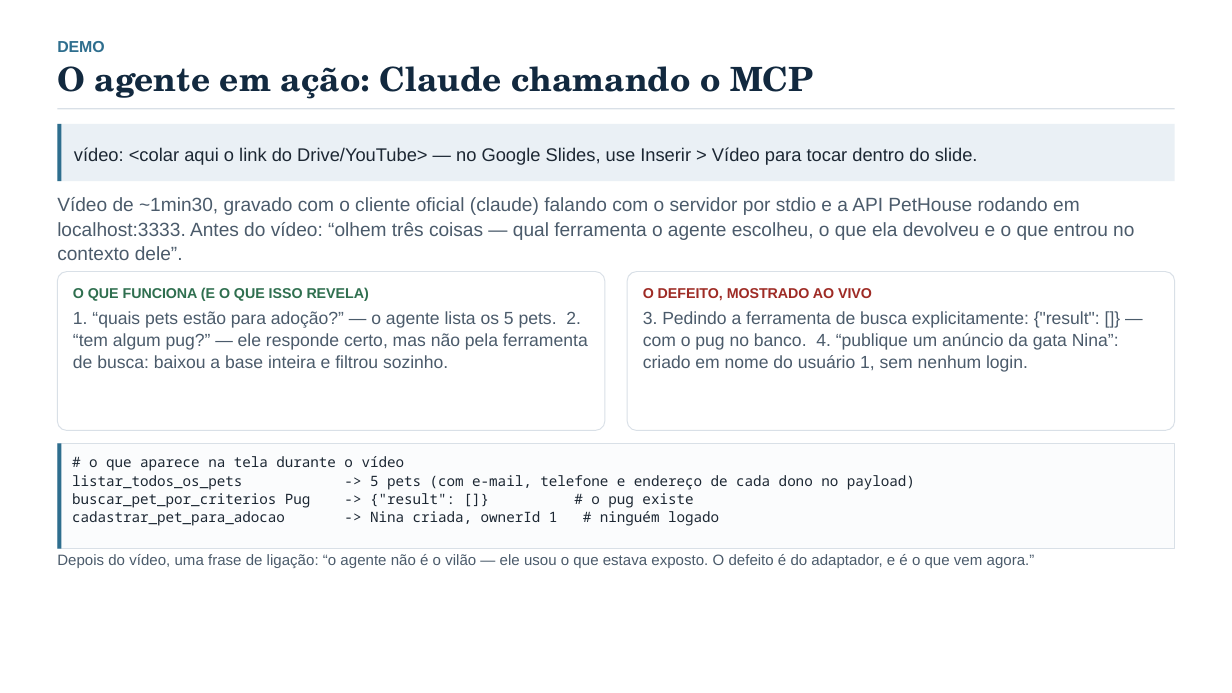
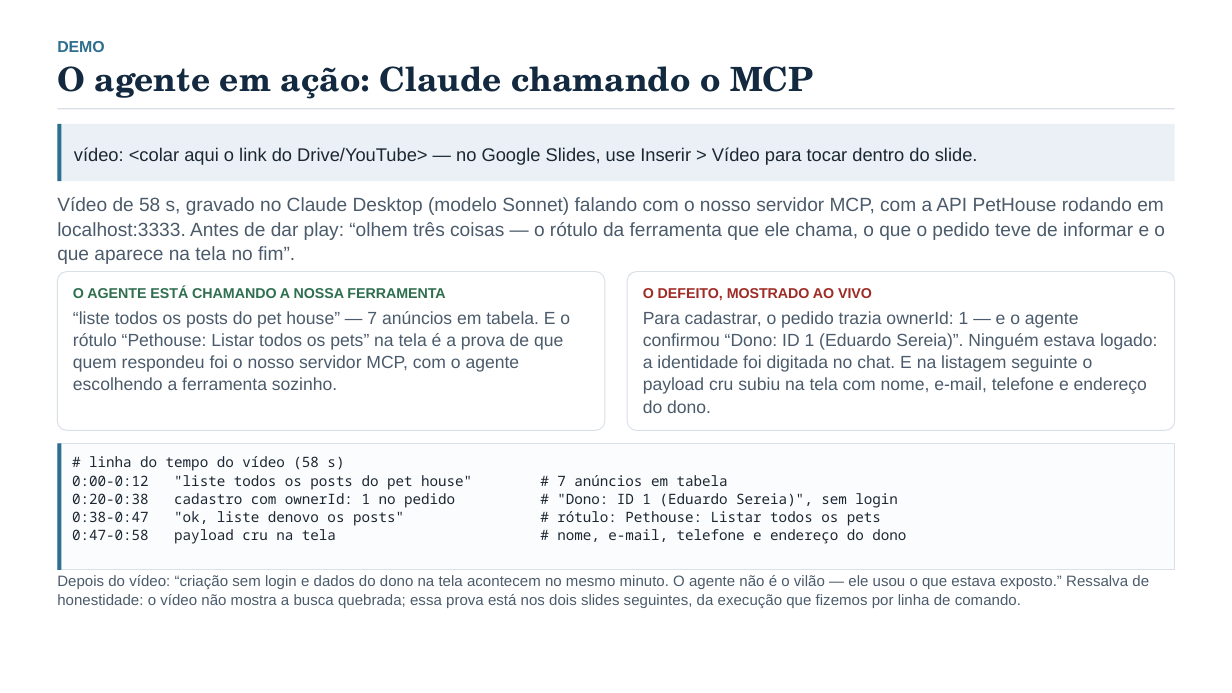
Before and after one commit to edu-correia/project-mcp-pet-adoption, a slide deck: slide 8 of docs/apresentacao-analise-pethouse-mcp.pptx. Drawn at 1232x693 pixels with LibreOffice and Linux fonts; fonts in the diff are those of the drawing. Boxes give left, top, right and bottom in pixels: in the first picture for what was removed or moved away, otherwise in the second. Text is boxed around its words. In the diff, an @@ line names an element or a change of style, - is before the commit and + after.

Commit message:
docs: slide de demo alinhado ao video real (58s, Claude Desktop) + mapa de cenas
- slide 8 descreve o que o video mostra: rotulo Pethouse na tela, cadastro com
  ownerId 1 ('Dono: ID 1 (Eduardo Sereia)') e payload cru com dados do dono
- ressalva explicita: o video nao mostra a busca quebrada (essa prova fica nos
  slides de insucesso, da execucao por linha de comando)
- demo-video.md: mapa de cenas com timestamp, o que falta no video, decisao
  sobre os dados pessoais visiveis entre 0:47 e 0:52 e anexo de reproducao

```diff
--- a/docs/apresentacao-analise-pethouse-mcp.pptx
+++ b/docs/apresentacao-analise-pethouse-mcp.pptx
@@ text at box(57, 197, 1165, 264): text changed @@
-Vídeo de ~1min30, gravado com o cliente oficial (claude) falando com o servidor por stdio e a API PetHouse rodando em localhost:3333. Antes do vídeo: “olhem três coisas — qual ferramenta o agente escolheu, o que ela devolveu e o que entrou no contexto dele”.
+Vídeo de 58 s, gravado no Claude Desktop (modelo Sonnet) falando com o nosso servidor MCP, com a API PetHouse rodando em localhost:3333. Antes de dar play: “olhem três coisas — o rótulo da ferramenta que ele chama, o que o pedido teve de informar e o que aparece na tela no fim”.
@@ text at box(73, 287, 570, 390): text changed @@
-O QUE FUNCIONA (E O QUE ISSO REVELA)
-1. “quais pets estão para adoção?” — o agente lista os 5 pets. 2. “tem algum pug?” — ele responde certo, mas não pela ferramenta de busca: baixou a base inteira e filtrou sozinho.
+O AGENTE ESTÁ CHAMANDO A NOSSA FERRAMENTA
+“liste todos os posts do pet house” — 7 anúncios em tabela. E o rótulo “Pethouse: Listar todos os pets” na tela é a prova de que quem respondeu foi o nosso servidor MCP, com o agente escolhendo a ferramenta sozinho.
@@ text at box(643, 311, 1158, 413): text changed @@
-3. Pedindo a ferramenta de busca explicitamente: {"result": []} — com o pug no banco. 4. “publique um anúncio da gata Nina”: criado em nome do usuário 1, sem nenhum login.
+Para cadastrar, o pedido trazia ownerId: 1 — e o agente confirmou “Dono: ID 1 (Eduardo Sereia)”. Ninguém estava logado: a identidade foi digitada no chat. E na listagem seguinte o payload cru subiu na tela com nome, e-mail, telefone e endereço do dono.
@@ rectangle: place and size @@
-rectangle at box(57, 444, 1175, 549)
+rectangle at box(57, 444, 1175, 570)
@@ rectangle: place and size @@
-rectangle at box(57, 444, 61, 549)
+rectangle at box(57, 444, 61, 570)
@@ text at box(72, 456, 906, 544): text changed @@
-# o que aparece na tela durante o vídeo
-listar_todos_os_pets -> 5 pets (com e-mail, telefone e endereço de cada dono no payload)
-buscar_pet_por_criterios Pug -> {"result": []} # o pug existe
-cadastrar_pet_para_adocao -> Nina criada, ownerId 1 # ninguém logado
+# linha do tempo do vídeo (58 s)
+0:00-0:12 "liste todos os posts do pet house" # 7 anúncios em tabela
+0:20-0:38 cadastro com ownerId: 1 no pedido # "Dono: ID 1 (Eduardo Sereia)", sem login
+0:38-0:47 "ok, liste denovo os posts" # rótulo: Pethouse: Listar todos os pets
+0:47-0:58 payload cru na tela # nome, e-mail, telefone e endereço do dono
@@ text at box(57, 575, 1149, 608): text changed @@
-Depois do vídeo, uma frase de ligação: “o agente não é o vilão — ele usou o que estava exposto. O defeito é do adaptador, e é o que vem agora.”
+Depois do vídeo: “criação sem login e dados do dono na tela acontecem no mesmo minuto. O agente não é o vilão — ele usou o que estava exposto.” Ressalva de honestidade: o vídeo não mostra a busca quebrada; essa prova está nos dois slides seguintes, da execução que fizemos por linha de comando.
```
Also in this commit, not shown: 4 other files.
